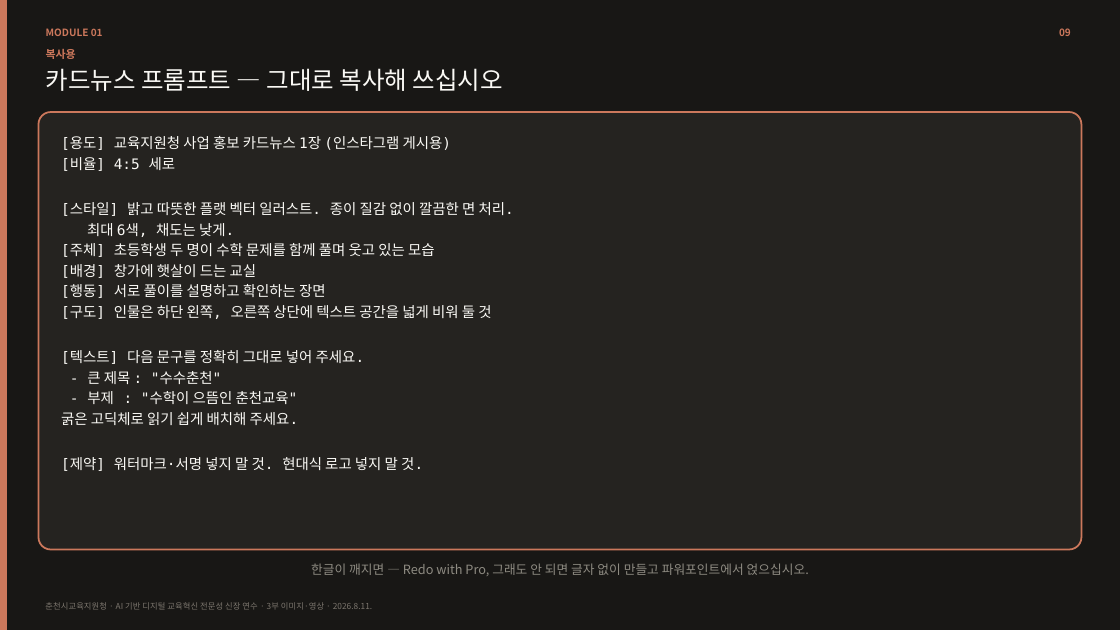
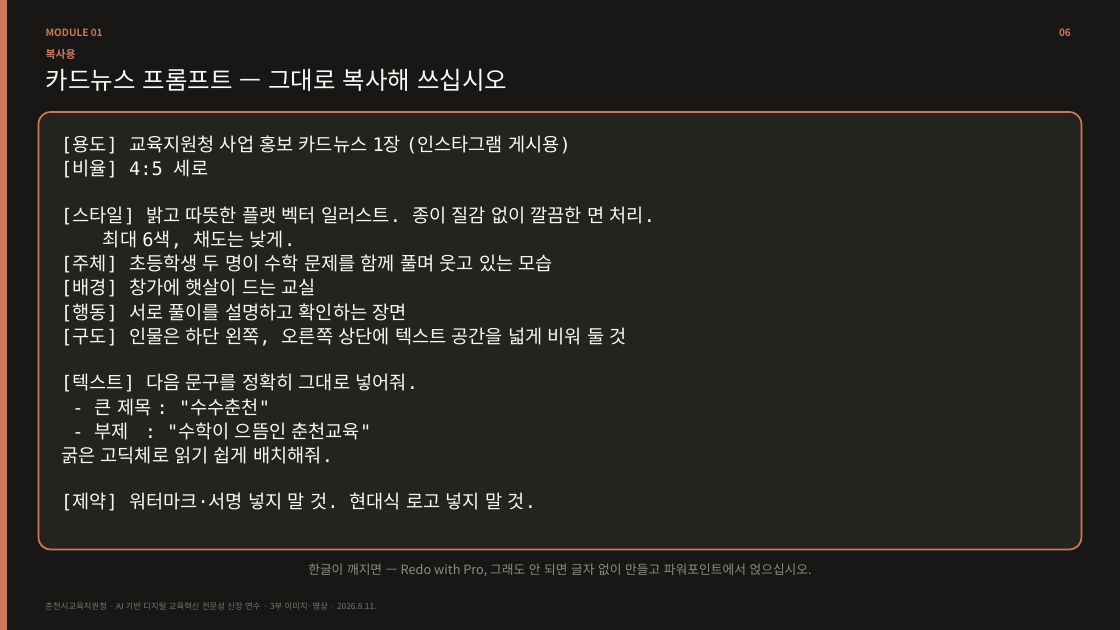
Before and after one commit to ksb6857/ai-training-260811, a slide deck: slide 6 of files/04_3_생성형AI_이미지영상편.pptx (slide 9 before the commit). Drawn at 1120x630 pixels with LibreOffice and Linux fonts; fonts in the diff are those of the drawing. Boxes give left, top, right and bottom in pixels: in the first picture for what was removed or moved away, otherwise in the second. Text is boxed around its words. In the diff, an @@ line names an element or a change of style, - is before the commit and + after.

```diff
--- a/files/04_3_생성형AI_이미지영상편.pptx
+++ b/files/04_3_생성형AI_이미지영상편.pptx
@@ text at (61,135,655,511): size 12.4 to 16 pt in "[용도] 교육지원청 사업 홍보 카드뉴스 1장 (인스타그램 ...", "[비율] 4:5 세로", "[스타일] 밝고 따뜻한 플랫 벡터 일러스트. 종이 ...", "최대 6색, 채도는 낮게." and 7 more places; line spacing 1.18 to 1.08 @@
@@ text at (61,373,418,392): text changed; size 12.4 to 16 pt @@
-[텍스트] 다음 문구를 정확히 그대로 넣어 주세요.
+[텍스트] 다음 문구를 정확히 그대로 넣어줘.
@@ text at (61,446,333,464): text changed; size 12.4 to 16 pt @@
-굵은 고딕체로 읽기 쉽게 배치해 주세요.
+굵은 고딕체로 읽기 쉽게 배치해줘.
```
Also in this commit, not shown: 23 other slides changed, 2 slides added, 16 slides removed, 7 other files.
